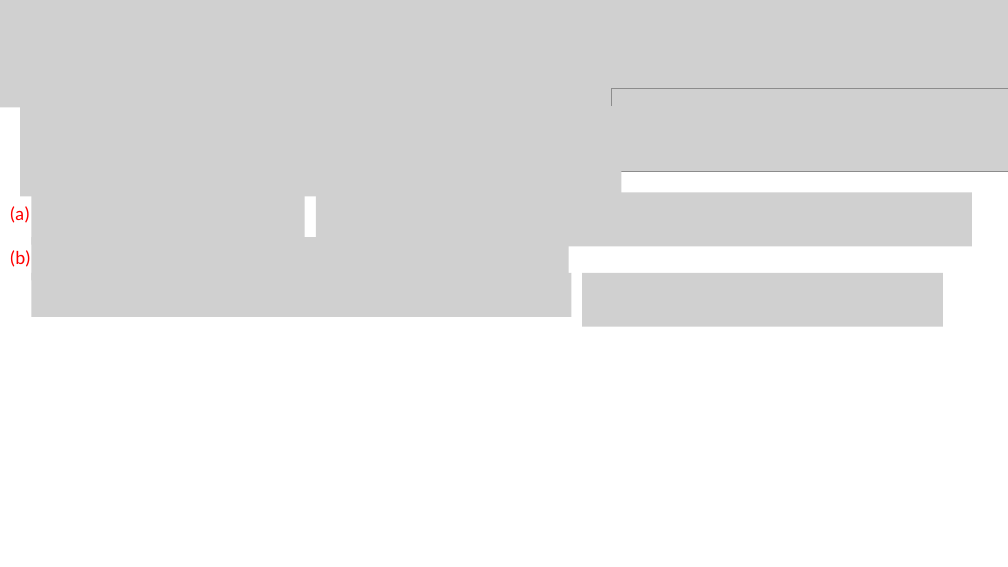
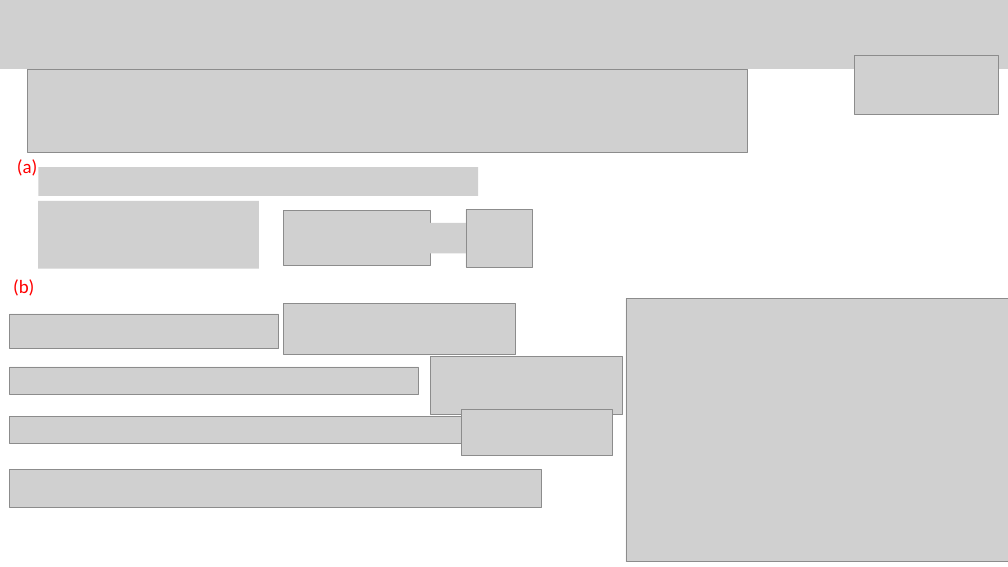
Before and after one commit to chris-nthu/communication, a slide deck: slide 6 of communication_theory/FINAL/FINAL大抄.pptx (slide 2 before the commit). Drawn at 1008x567 pixels with LibreOffice and Linux fonts; fonts in the diff are those of the drawing; grey boxes stand for pictures. Boxes give left, top, right and bottom in pixels: in the first picture for what was removed or moved away, otherwise in the second. Text is boxed around its words. In the diff, an @@ line names an element or a change of style, - is before the commit and + after.

```diff
--- a/communication_theory/FINAL/FINAL大抄.pptx
+++ b/communication_theory/FINAL/FINAL大抄.pptx
@@ picture: place and size @@
-picture at (0,0,1008,107)
+picture at (0,0,1008,69)
@@ picture added at (854,55,998,114) @@
@@ picture added at (27,69,747,152) @@
@@ picture removed at (611,89,1008,172) @@
@@ picture removed at (20,107,622,155) @@
@@ picture removed at (20,147,622,197) @@
@@ text "(a)": place and size @@
-text "(a)" at (10,206,30,223)
+text "(a)" at (17,159,37,176)
@@ picture added at (39,167,479,196) @@
@@ picture removed at (32,191,305,244) @@
@@ picture added at (39,201,259,269) @@
@@ picture removed at (316,193,972,247) @@
@@ picture added at (466,209,532,267) @@
@@ picture removed at (32,237,569,281) @@
@@ picture added at (284,211,430,266) @@
@@ picture added at (430,223,466,253) @@
@@ text "(b)": place and size @@
-text "(b)" at (10,250,31,267)
+text "(b)" at (13,279,34,296)
@@ picture removed at (32,273,572,317) @@
@@ picture removed at (582,273,943,327) @@
@@ picture added at (626,299,1008,562) @@
@@ picture added at (10,314,279,349) @@
@@ picture added at (284,304,515,355) @@
@@ picture added at (430,356,623,414) @@
@@ picture added at (10,367,419,394) @@
@@ picture added at (10,417,462,444) @@
@@ picture added at (461,410,613,456) @@
@@ picture added at (10,470,541,508) @@
```
Also in this commit, not shown: 2 other slides changed, 4 slides added.
